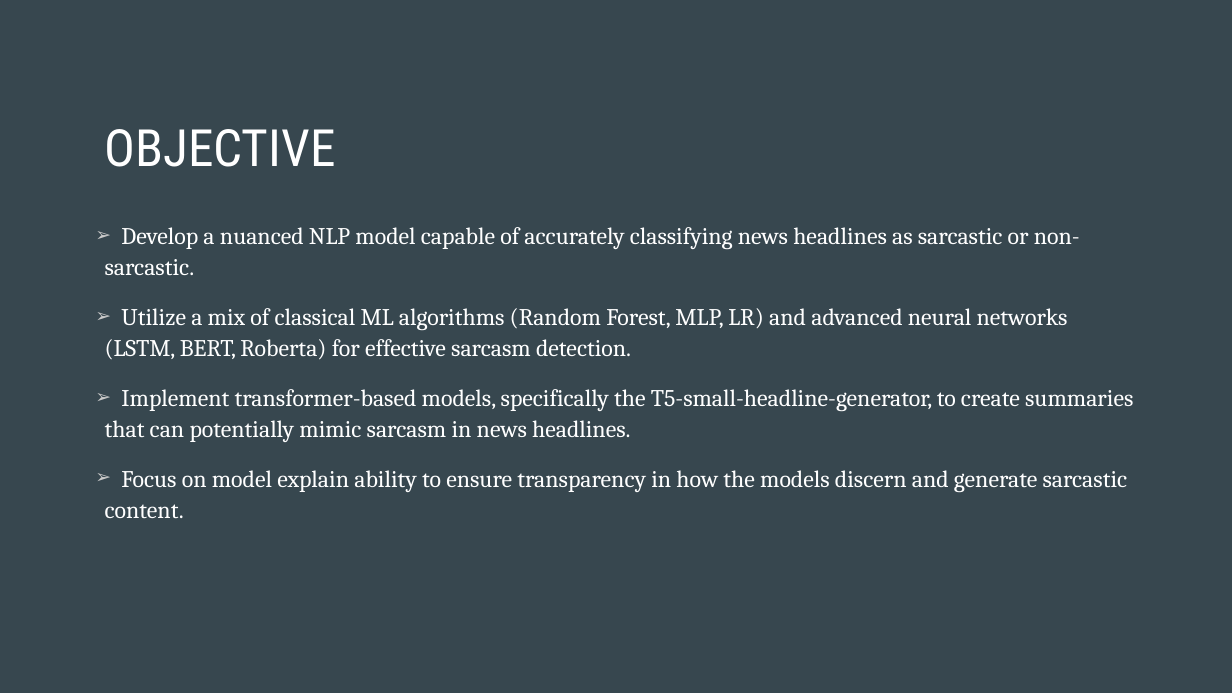
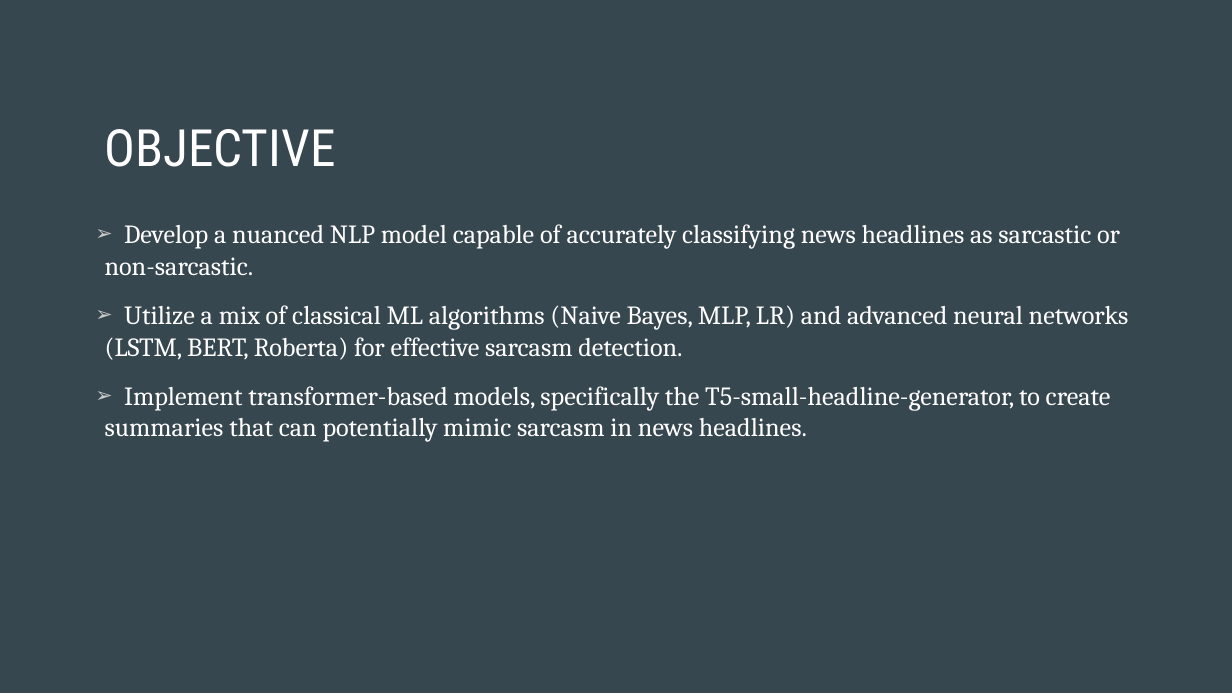
Before and after one commit to tanmayk26/FinalProject-Group6, a slide deck: slide 2 of Final-Group-Presentation/Final-Group-Presentation.pptx. Drawn at 1232x693 pixels with LibreOffice and Linux fonts; fonts in the diff are those of the drawing. Boxes give left, top, right and bottom in pixels: in the first picture for what was removed or moved away, otherwise in the second. Text is boxed around its words. In the diff, an @@ line names an element or a change of style, - is before the commit and + after.

Commit message:
updated ppt

```diff
--- a/Final-Group-Presentation/Final-Group-Presentation.pptx
+++ b/Final-Group-Presentation/Final-Group-Presentation.pptx
@@ text at box(105, 224, 1120, 442): size 18.6 to 20.4 pt in "Develop a nuanced NLP model capable of ...", "Implement transformer-based models, specifically the T5-smal ..."; indent changed; line spacing 1.1 to 1 @@
@@ text at box(105, 305, 1129, 360): text changed; size 18.6 to 20.4 pt @@
-➢ Utilize a mix of classical ML algorithms (Random Forest, MLP, LR) and advanced neural networks (LSTM, BERT, Roberta) for effective sarcasm detection.
+➢ Utilize a mix of classical ML algorithms (Naive Bayes, MLP, LR) and advanced neural networks (LSTM, BERT, Roberta) for effective sarcasm detection.
@@ text at box(105, 470, 1128, 519): paragraph removed @@
-➢ Focus on model explain ability to ensure transparency in how the models discern and generate sarcastic content.
```
Also in this commit, not shown: 7 other slides changed, 1 other file.
